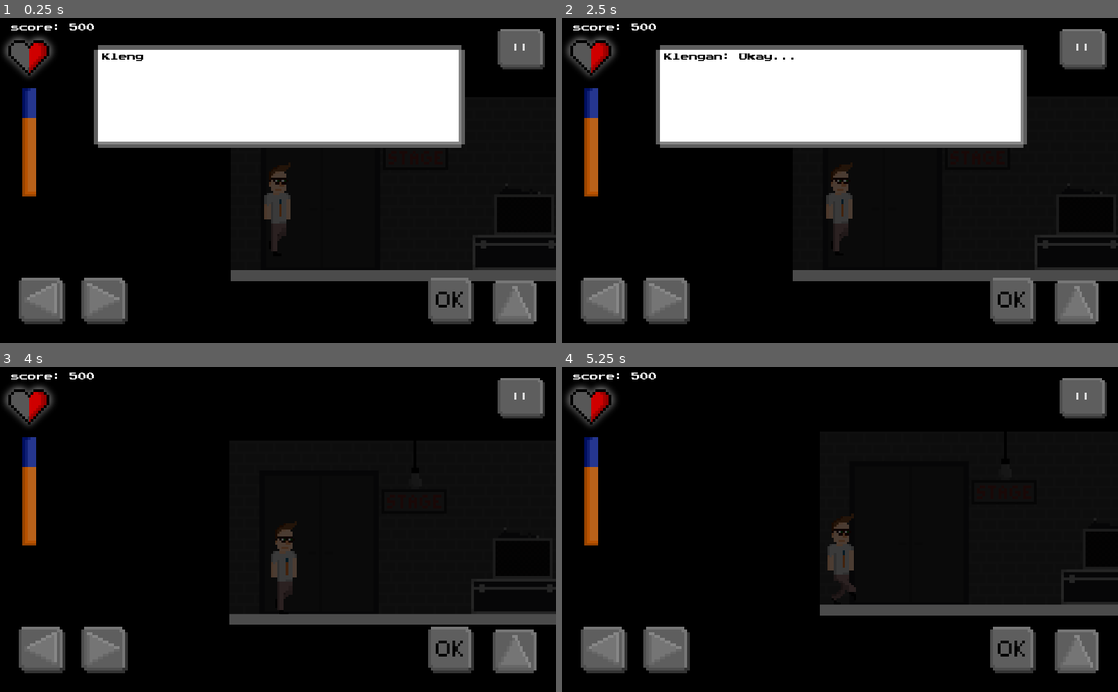
Above: before the commit, frames 1-4 (two rows, left to right).
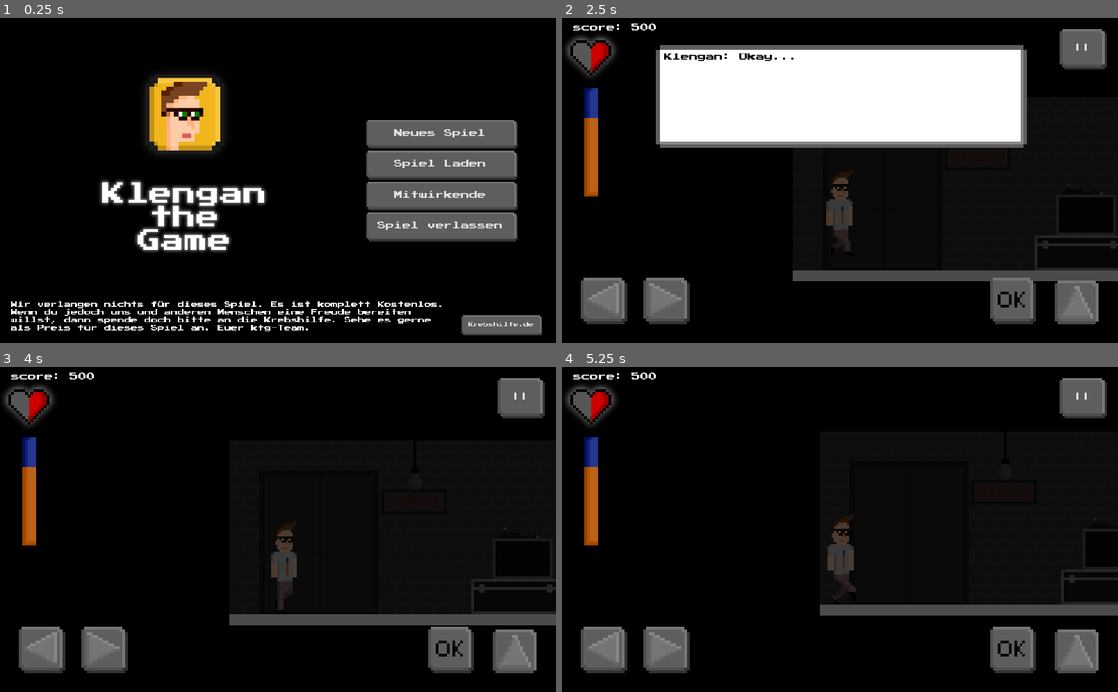
Above: after the commit, the same moments.

Repository: klenganthegame/KlenganTheGame
Game: Godot game, scene res://scenes/Menu.tscn
Two runs of this game, one before a commit and one after it. Both use one fixed random seed, a clock stepped at 60 frames per second and the inputs below. Before the commit the project starts from res://level/1/Level1.tscn.
Inputs (mouse positions are in pixels of both pictures, inside the frame that each line leads up to):
- Up to frame 1 (0.25 s): no input
- Up to frame 2 (2.5 s): click (1001, 135) at 0.5 s, where only the run after the commit has a clickable "Neues Spiel"; click "||" at 1.25 s; click "Zurück zum Spiel" at 2 s
- Up to frame 3 (4 s): hold E (accept) 2.78-3.53 s; hold D (walk_right) from 2.78 s (still down); tap Space (jump) at 3.02, 3.77 s; tap Enter at 3.5 s; tap E (accept) at 3.6 s
- Up to frame 4 (5.25 s): release D (walk_right) at 4.28 s; hold A (walk_left) 4.28-5.03 s; hold E (accept) 4.28-5.03 s; hold D (walk_right) from 5.03 s (still down); tap E (accept) at 5.1 s

The runs differ from the first frame. In frame 1, 45% of the frame differs, in the area x 0-100%, y 1-98%; in frame 2, 0.5%; in frame 3, 0.1%; in frame 4, less than 0.1%.

Commit message:
changed main scene to MainMenu

Diff:
--- a/project.godot
+++ b/project.godot
@@ -39,7 +39,7 @@
 [application]
 
 config/name="KlenganTheGame"
-run/main_scene="res://level/1/Level1.tscn"
+run/main_scene="res://scenes/Menu.tscn"
 boot_splash/image="res://resources/bootsplash/bootsplash.png"
 boot_splash/bg_color=Color( 0, 0, 0, 1 )
 config/icon="res://resources/icons/icon.png"
